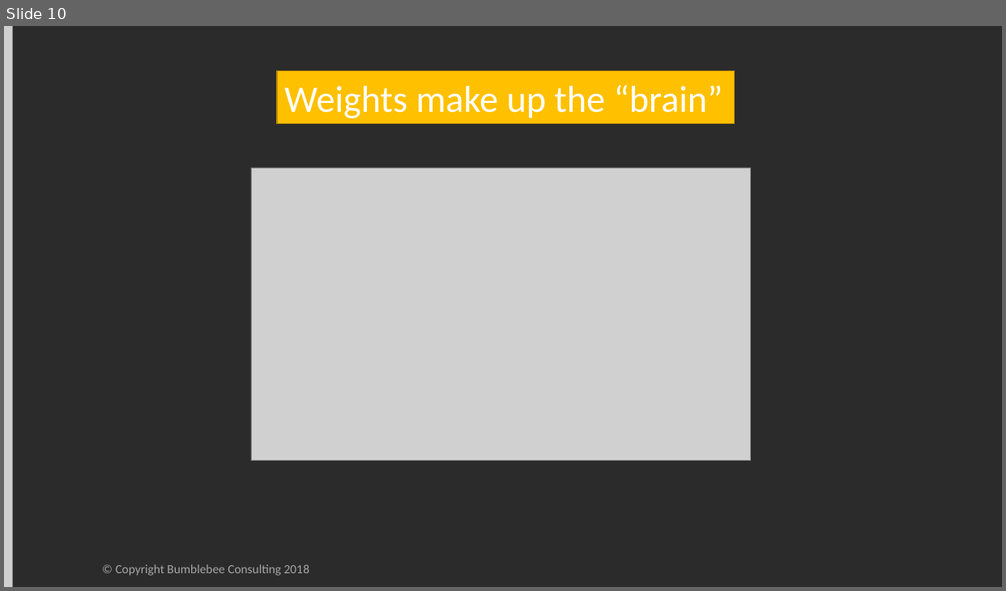
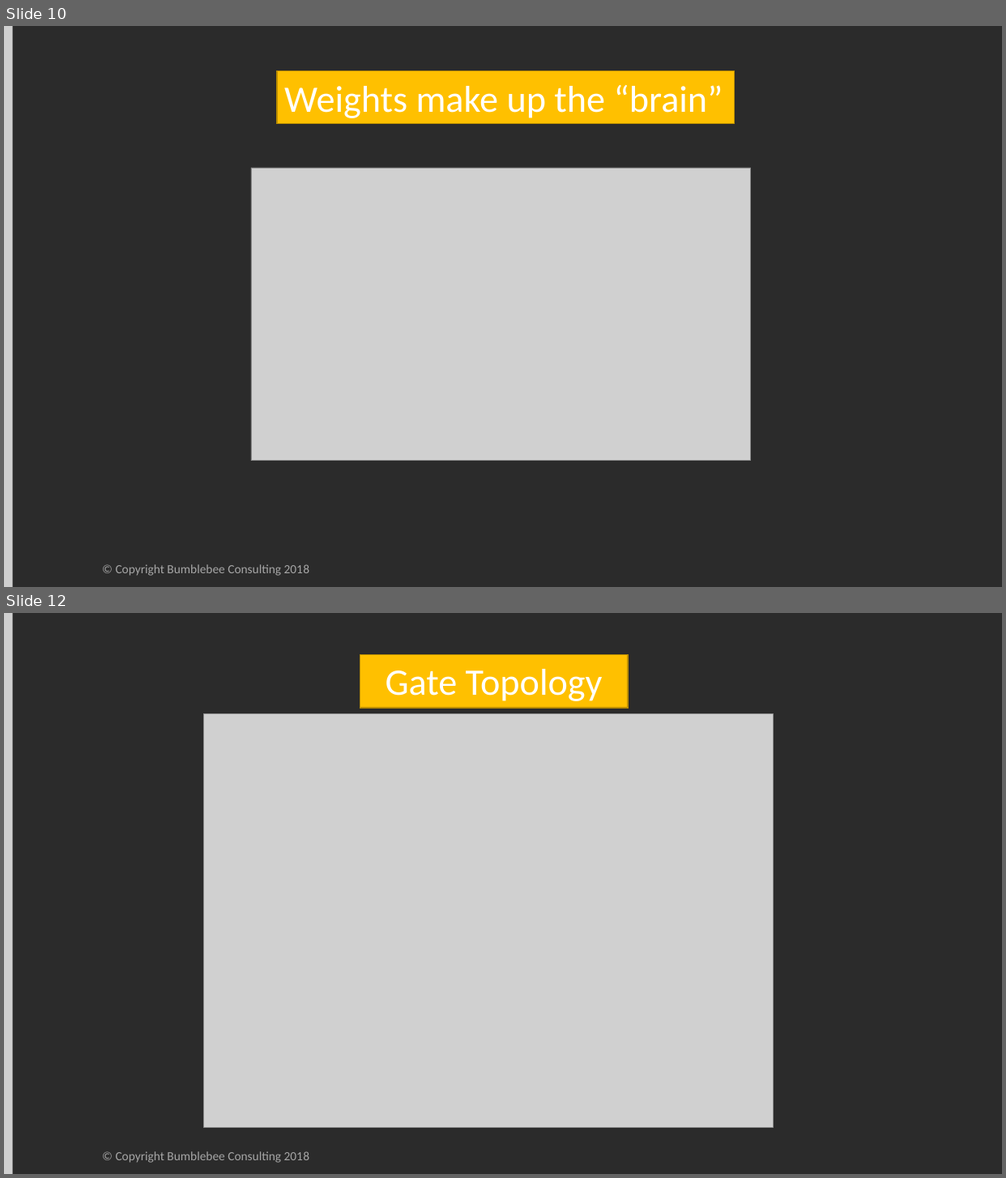
Before and after one commit to pcfour/deep-learning-presentation, a slide deck: documents/Deep Learning with Neural Nets.pptx. Shown one above the other, each under a label of ours: slide 10 before the commit, slides 10 and 12 after it; the slides between them are not shown. The pictures are 1006x591 and 1006x1178 pixels, drawn with LibreOffice and Linux fonts; fonts in the diff are those of the drawing; grey boxes stand for pictures; background and template pictures are left out. Boxes give left, top, right and bottom in pixels: in the first picture for what was removed or moved away, otherwise in the second. Text is boxed around its words. In the diff, an @@ line names an element or a change of style, - is before the commit and + after.

```diff
--- a/documents/Deep Learning with Neural Nets.pptx
+++ b/documents/Deep Learning with Neural Nets.pptx
@@ slide 12 added at (4,613,1002,1174), background #2B2B2B @@
@@ picture added at (4,613,13,1174) @@
@@ rectangle added at (360,654,628,707), fill #FFC000, outline #BD8E00 1 pt, 36 pt, text #FFFFFF @@
+Gate Topology
@@ picture added at (203,714,773,1127) @@
@@ text added at (116,1152,310,1163), 12 pt, text #A6A6A6 @@
+© Copyright Bumblebee Consulting 2018
```
Also in this commit, not shown: 1 slide changed, 2 other slides added, 5 other files.
